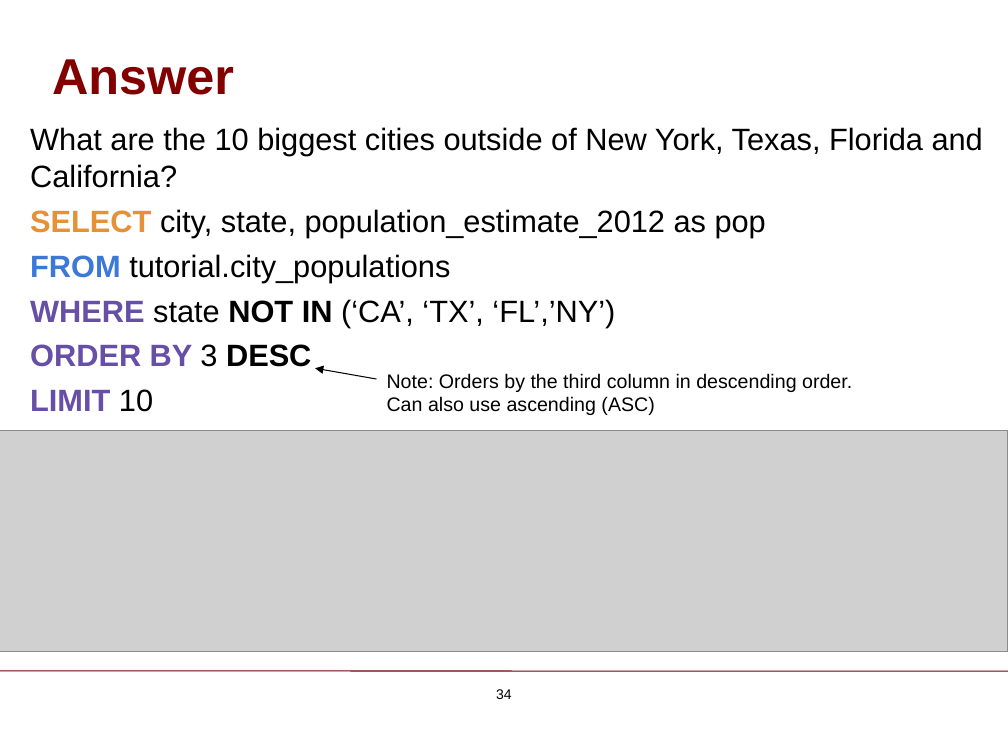
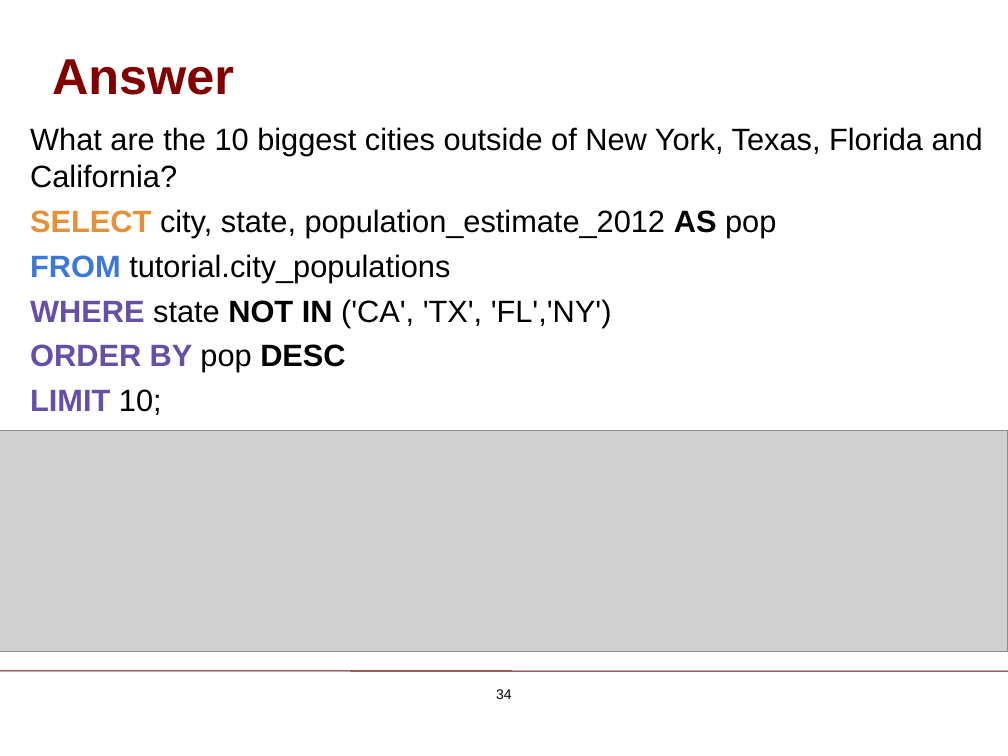
Before and after one commit to ChicagoBoothAnalytics/site, a slide deck: slide 34 of zzz MEDIA/SQL Basics.pptx. Drawn at 1008x756 pixels with LibreOffice and Linux fonts; fonts in the diff are those of the drawing; grey boxes stand for pictures; background and template pictures are left out. Boxes give left, top, right and bottom in pixels: in the first picture for what was removed or moved away, otherwise in the second. Text is boxed around its words. In the diff, an @@ line names an element or a change of style, - is before the commit and + after.

```diff
--- a/zzz MEDIA/SQL Basics.pptx
+++ b/zzz MEDIA/SQL Basics.pptx
@@ text at bbox=[30, 209, 776, 238]: text changed @@
-SELECT city, state, population_estimate_2012 as pop
+SELECT city, state, population_estimate_2012 AS pop
@@ text at bbox=[30, 299, 612, 415]: text changed @@
-WHERE state NOT IN (‘CA’, ‘TX’, ‘FL’,’NY’)
-ORDER BY 3 DESC
-LIMIT 10
+WHERE state NOT IN ('CA', 'TX', 'FL','NY')
+ORDER BY pop DESC
+LIMIT 10;
@@ arrow removed from (377, 379) to (316, 368) @@
@@ text removed at bbox=[387, 373, 852, 415] @@
-Note: Orders by the third column in descending order. Can also use ascending (ASC)
```
Also in this commit, not shown: 43 other slides changed, 1 other file.
